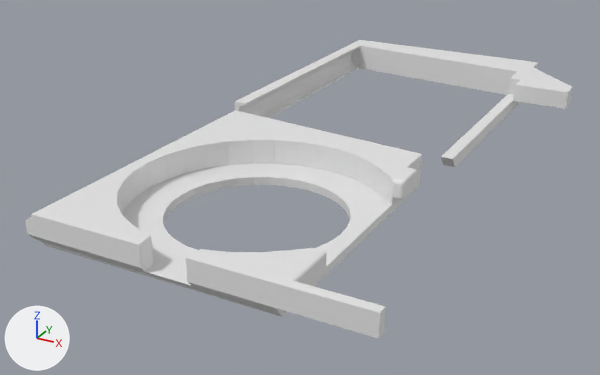
Renders of the Blender file dvd_to_coffee_converter/converter.blend from each side of a commit.
Camera for both pictures: a 50 mm camera at (198.0, -364.0, 114.0) aimed at (44.0, -85.0, -25.0). Lighting does not change. The marker at lower left points along +X, +Y and +Z.

Objects in the first picture: 'outer_part', 'outer_part.001'.
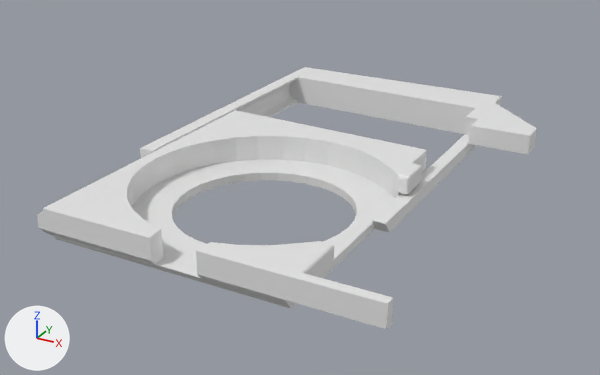
What the commit changed:
me_plane has 416 vertices, 350 faces and spans x 0.0023..0.128, y 0.0..0.1195, z 0.0..0.013.
me_plane is used by ob_outer_part; location (0.0, -75.6, -0.1); rotation (3.142, 0.0, 0.0), in degrees (180, 0, 0); scale (1000.0, 1000.0, 1000.0).
me_plane part 1: all 396 vertices in x 0.0023..0.128, y 0.01..0.1195, z 0.0..0.013 are moved by (0.0, -0.005, 0.0).
Object 'outer_part.001' (ob_outer_part_001) moves from (0.0, 66.7, -0.1) to (0.0, 0.0, -0.1).

Location of each change, [x1, y1, x2, y2] in pixels of the pictures (600 x 375 px):
'outer_part', reshaped: before [25, 110, 422, 339]; after [37, 110, 427, 329]
'outer_part.001', moved: before [235, 40, 572, 167]; after [140, 67, 537, 233]
